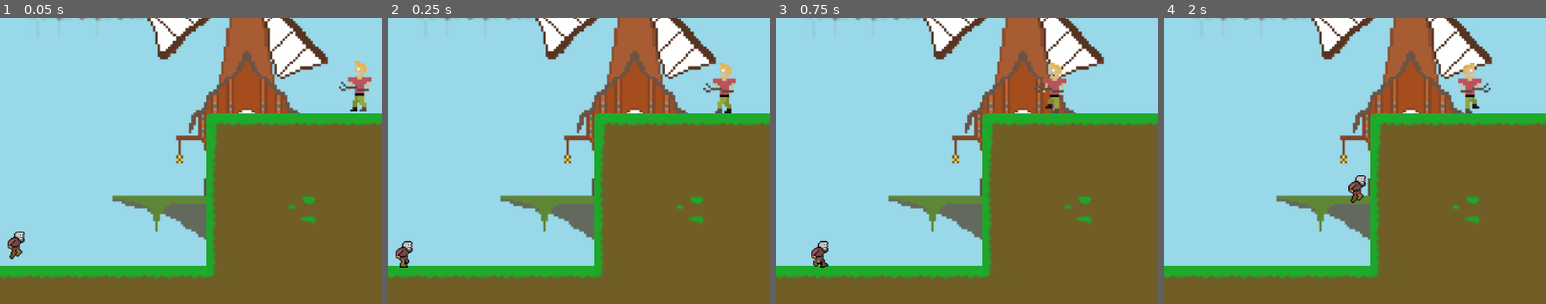
Above: before the commit, frames 1-4 (left to right).
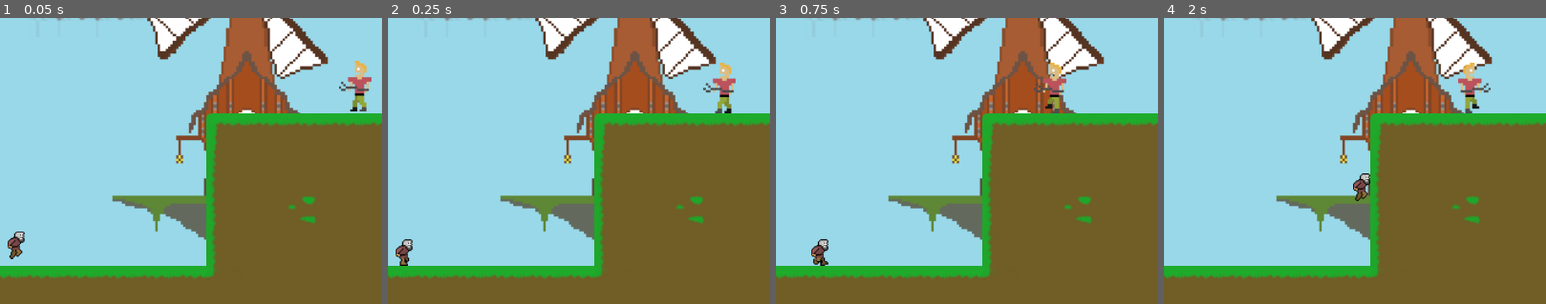
Above: after the commit, the same moments.

Repository: Kumodatsu/dream-within-a-dream
Game: Godot game, scene res://levels/Level_1.tscn
Two runs of this game, one before a commit and one after it. Both use one fixed random seed, a clock stepped at 60 frames per second and the inputs below.
Inputs:
- Up to frame 1 (0.05 s): no input
- Up to frame 2 (0.25 s): no input
- Up to frame 3 (0.75 s): hold D (player_move_right) from 0.53 s (still down)
- Up to frame 4 (2 s): keep holding D (player_move_right); tap W (player_jump) at 0.77, 1.52 s
The pictures show only the part of the screen within x 3-53%, y 50-100%; the shares and areas given below are measured in that part.

Frame 1 is identical in both runs. In frame 2, 0.2% of the frame differs, in the area x 2-7%, y 77-88%; in frame 3, 0.3%; in frame 4, 0.4%, in the area x 48-54%, y 54-65%.

Commit message:
Tweak Jacob's collision

Diff:
--- a/dream-within-a-dream/entities/Jacob.tscn
+++ b/dream-within-a-dream/entities/Jacob.tscn
@@ -3,9 +3,8 @@
 [ext_resource path="res://spriteframes/Jacob.tres" type="SpriteFrames" id=1]
 [ext_resource path="res://scripts/jacob.gd" type="Script" id=2]
 
-[sub_resource type="CapsuleShape2D" id=2]
-radius = 8.9682
-height = 4.51031
+[sub_resource type="RectangleShape2D" id=1]
+extents = Vector2( 7.5, 12 )
 
 [node name="Jacob" type="KinematicBody2D"]
 collision_mask = 30
@@ -17,5 +16,5 @@
 playing = true
 
 [node name="CollisionShape2D" type="CollisionShape2D" parent="."]
-position = Vector2( -0.111362, -0.779533 )
-shape = SubResource( 2 )
+position = Vector2( -2.5, 0 )
+shape = SubResource( 1 )
--- a/dream-within-a-dream/scripts/jacob.gd
+++ b/dream-within-a-dream/scripts/jacob.gd
@@ -63,7 +63,9 @@
     var facing_right       = velocity.x >= 0.0
 
     if not horizontally_still:
-        $AnimatedSprite.flip_h = not facing_right
+        $AnimatedSprite.flip_h       = not facing_right
+        $CollisionShape2D.position.x = -sign(velocity.x) \
+                                     * abs($CollisionShape2D.position.x)
 
     if not on_floor:
         $AnimatedSprite.play("Air")
